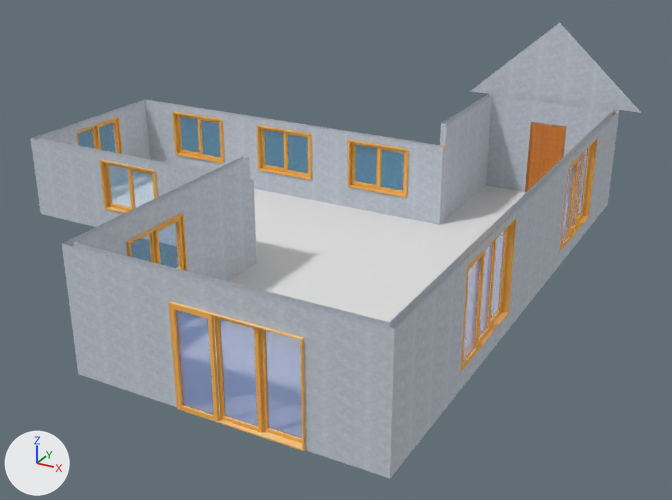
What one commit did to the glTF model telhados/telhado46a.gltf.
Camera for both pictures: a camera (50 mm lens) standing at (12.5, -18.61, 9.78) and looking at (2.31, -0.1, 0.52). Every picture has the same lights, and +X, +Y and +Z are marked at lower left. Vertices at the same position are counted once.

In view in the first picture: 'root'.
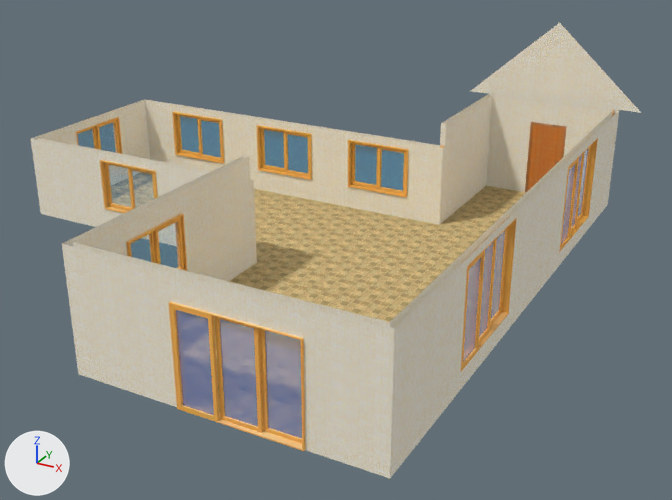
What differs and where, as boxes [x1, y1, x2, y2] in the pictures (672 x 500 px; the box of a moved part takes in the faces that stretch with it):
```json
{"part": 1, "of": "me_mesh_0", "change": "moved or reshaped", "before": [390, 208, 605, 478], "on screen": "not visible afterwards"}
{"part": 2, "of": "me_mesh_0", "change": "deleted", "before": [304, 329, 394, 449]}
{"part": 3, "of": "me_mesh_0", "change": "recoloured", "before": [31, 23, 641, 478], "after": [31, 23, 641, 478]}
{"part": 4, "of": "me_mesh_0", "change": "recoloured", "before": [257, 225, 439, 322], "after": [257, 225, 439, 322], "on screen": "white to brown"}
```

Scene script edits in JSON lines:
```json
{"op": "add", "block": "img_image_6", "code": ["img_image_6 = load_image('Image_6', '_unpacked/Image_6', 384, 384, 'sRGB')"]}
{"op": "add", "block": "mat_metal_aluminum_anodized_1", "code": ["mat_metal_aluminum_anodized_1 = principled_material('Metal Aluminum Anodized')", "mat_metal_aluminum_anodized_1.texture = img_image_4", "mat_metal_aluminum_anodized_1.metallic = 1.0", "mat_metal_aluminum_anodized_1.roughness = 0.1"]}
{"op": "add", "block": "mat_cinder_block", "code": ["mat_cinder_block = principled_material('Cinder Block')", "mat_cinder_block.texture = img_image_2", "mat_cinder_block.metallic = 0.1", "mat_cinder_block.roughness = 0.9"]}
{"op": "add", "block": "mat_tile_limestone_multi", "code": ["mat_tile_limestone_multi = principled_material('Tile Limestone Multi')", "mat_tile_limestone_multi.texture = img_image_6", "mat_tile_limestone_multi.metallic = 0.1", "mat_tile_limestone_multi.roughness = 0.9"]}
{"block": "me_mesh_0", "where": "# used by ob_root; location = (0.0, 0.0, 0.0)"}
{"op": "remove", "block": "me_mesh_0", "code": "me_mesh_0.from_pydata(...)  # 14431 vertices, 28010 faces; spans x -6.65..7.82, y -7.22..7.28, z 0.17..5.19"}
{"op": "add", "block": "me_mesh_0", "code": "me_mesh_0.from_pydata(...)  # 14429 vertices, 27992 faces; spans x -6.65..7.82, y -7.22..7.28, z 0.17..5.19"}
{"block": "me_mesh_0", "change": "me_mesh_0 part 1: 14 vertices moved within x 7.02..7.17, y -4.03..-1.52, z 0.68..2.7; 1 vertex removed from x 7.22, y -4.55, z 0.17"}
{"block": "me_mesh_0", "change": "me_mesh_0 part 2: 1 vertex removed from x 5.6, y -7.17, z 1.6"}
{"block": "me_mesh_0", "change": "me_mesh_0 part 3: 239 faces spanning x -6.58..7.82, y -7.17..7.25, z 0.17..5.19 switch from mat_bloco_de_concreto (picture img_image_4) to mat_cinder_block (picture img_image_2)"}
{"block": "me_mesh_0", "change": "me_mesh_0 part 4: 9 faces spanning x 0.57..7.07, y -7.02..7.1, z 0.17 switch from mat_douglas_fir_clear (white #e7e7e7) to mat_tile_limestone_multi (picture img_image_6)"}
{"op": "remove", "block": "me_mesh_0", "code": "me_mesh_0.materials.append(mat_metal_de_alumínio_anodizado)  # picture img_image_2"}
{"op": "add", "block": "me_mesh_0", "code": "me_mesh_0.materials.append(mat_metal_aluminum_anodized_1)  # picture img_image_4"}
```
